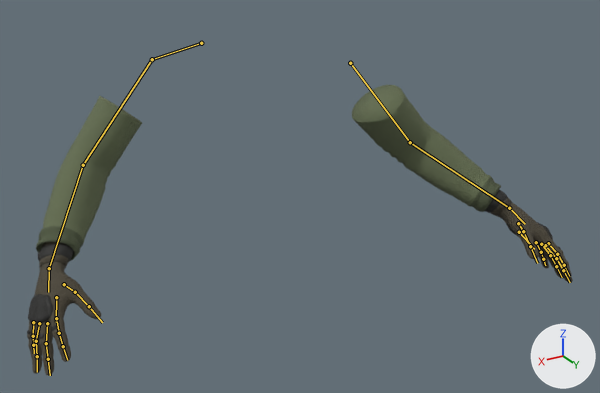
The glTF model assets/models/arms/arms.glb: old version first, new version second.
The view is the same before and after, from a camera (50 mm lens) standing at (0.737, 1.376, 0.174) and looking at (0.005, 0.157, -0.435). Every picture has the same lights, and +X, +Y and +Z are marked at lower right. The first picture is the older version. The bones that change, and the others that lie on the model, are drawn over the model as lines.

Objects in the first picture: 'Arm_L', 'Arm_R'.
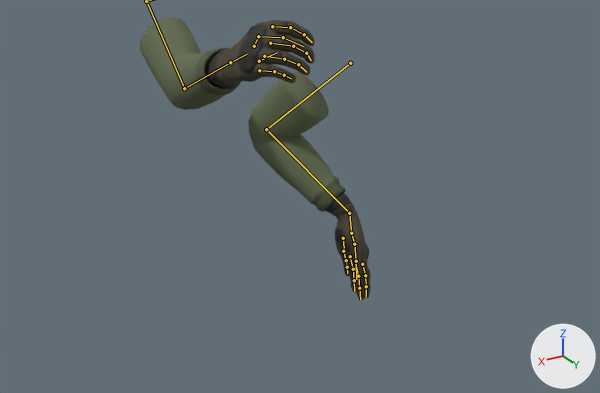
The newer file adds an action. The first version stands in its rest pose; the second is drawn at frame 0 of the action 'smoke_Hold'.

What differs and where, as boxes [x1, y1, x2, y2] in the pictures (600 x 393 px):
'Arm_R', posed (52% wider, 66% shorter)
    before: [27, 96, 142, 375]
    after: [140, 17, 315, 110]
'Arm_L', posed (44% narrower, 16% taller)
    before: [352, 85, 573, 282]
    after: [248, 72, 371, 300]
bone 'UpperArm_L', root to tip
    before: (350, 63) to (410, 142)
    after: (350, 63) to (266, 129)
bone 'Forearm_L', root to tip
    before: (410, 142) to (509, 208)
    after: (266, 129) to (349, 213)
bone 'Hand_L', root to tip
    before: (509, 208) to (525, 224)
    after: (349, 213) to (351, 234)
bone 'Index1_L', root to tip
    before: (548, 243) to (557, 254)
    after: (362, 264) to (365, 275)
bone 'Middle1_L', root to tip
    before: (545, 245) to (556, 258)
    after: (355, 261) to (358, 276)
bone 'Pinky1_L', root to tip
    before: (536, 242) to (541, 252)
    after: (343, 251) to (346, 260)
bone 'Ring1_L', root to tip
    before: (541, 244) to (550, 255)
    after: (350, 256) to (353, 269)
bone 'Thumb1_L', root to tip
    before: (518, 223) to (523, 231)
    after: (351, 233) to (354, 244)
bone 'UpperArm_R', root to tip
    before: (152, 59) to (83, 165)
    after: (146, 1) to (184, 88)
bone 'Forearm_R', root to tip
    before: (83, 165) to (49, 268)
    after: (184, 88) to (230, 62)
bone 'Hand_R', root to tip
    before: (49, 268) to (48, 292)
    after: (230, 62) to (247, 54)
bone 'Index1_R', root to tip
    before: (56, 318) to (59, 333)
    after: (272, 26) to (290, 27)
bone 'Index2_R', root to tip
    before: (59, 333) to (63, 346)
    after: (290, 27) to (304, 34)
bone 'Index3_R', root to tip
    before: (63, 346) to (67, 360)
    after: (304, 34) to (312, 42)
bone 'Middle1_R', root to tip
    before: (47, 323) to (46, 343)
    after: (270, 43) to (293, 46)
bone 'Middle2_R', root to tip
    before: (46, 343) to (48, 359)
    after: (293, 46) to (306, 53)
bone 'Middle3_R', root to tip
    before: (48, 359) to (50, 375)
    after: (306, 53) to (311, 60)
bone 'Pinky1_R', root to tip
    before: (33, 322) to (33, 336)
    after: (259, 70) to (274, 71)
bone 'Pinky2_R', root to tip
    before: (33, 336) to (33, 345)
    after: (274, 71) to (284, 75)
bone 'Pinky3_R', root to tip
    before: (33, 345) to (34, 353)
    after: (284, 75) to (291, 78)
bone 'Ring1_R', root to tip
    before: (39, 323) to (36, 341)
    after: (264, 56) to (284, 59)
bone 'Ring2_R', root to tip
    before: (36, 341) to (37, 356)
    after: (284, 59) to (298, 64)
bone 'Ring3_R', root to tip
    before: (37, 356) to (37, 372)
    after: (298, 64) to (306, 72)
bone 'Thumb1_R', root to tip
    before: (64, 284) to (75, 292)
    after: (254, 46) to (258, 36)
bone 'Thumb2_R', root to tip
    before: (75, 292) to (89, 306)
    after: (258, 36) to (283, 37)
bone 'Thumb3_R', root to tip
    before: (89, 306) to (102, 322)
    after: (283, 37) to (303, 46)

The change in detail:
Bone 'UpperArm_L' (bone_upperarm_l) turns from (0, 0, 0) to (-52, 22, 43) degrees about its own x, y and z.
Bone 'Forearm_L' (bone_forearm_l) turns from (0, 0, 0) to (48, 31, -12) degrees about its own x, y and z.
Bone 'Hand_L' (bone_hand_l) turns from (0, 0, 0) to (-15, -5, 33) degrees about its own x, y and z.
Bone 'Index1_L' (bone_index1_l) turns from (0, 0, 0) to (18, 0, 14) degrees about its own x, y and z.
Bone 'Middle1_L' (bone_middle1_l) turns from (0, 0, 0) to (15, 0, 0) degrees about its own x, y and z.
Bone 'Pinky1_L' (bone_pinky1_l) turns from (0, 0, 0) to (23, 1, -13) degrees about its own x, y and z.
Bone 'Ring1_L' (bone_ring1_l) turns from (0, 0, 0) to (14, 0, -8) degrees about its own x, y and z.
Bone 'Thumb1_L' (bone_thumb1_l) turns from (0, 0, 0) to (1, 0, -5) degrees about its own x, y and z.
Bone 'Shoulder_R' (bone_shoulder_r) moves from (0.0, 0.0, 0.0) to (0.06, -0.038, 0.094).
Bone 'UpperArm_R' (bone_upperarm_r) turns from (0, 0, 0) to (-16, 9, 61) degrees about its own x, y and z.
Bone 'Forearm_R' (bone_forearm_r) turns from (0, 0, 0) to (14, -4, -7) degrees about its own x, y and z.
Bone 'Hand_R' (bone_hand_r) turns from (0, 0, 0) to (2, -2, 6) degrees about its own x, y and z.
Bone 'Index1_R' (bone_index1_r) turns from (0, 0, 0) to (-33, 0, -14) degrees about its own x, y and z.
Bone 'Index2_R' (bone_index2_r) turns from (0, 0, 0) to (-35, 0, 0) degrees about its own x, y and z.
Bone 'Index3_R' (bone_index3_r) turns from (0, 0, 0) to (-27, 0, 0) degrees about its own x, y and z.
Bone 'Middle1_R' (bone_middle1_r) turns from (0, 0, 0) to (-43, 0, 0) degrees about its own x, y and z.
Bone 'Middle2_R' (bone_middle2_r) turns from (0, 0, 0) to (-40, 0, 0) degrees about its own x, y and z.
Bone 'Middle3_R' (bone_middle3_r) turns from (0, 0, 0) to (-31, 0, 0) degrees about its own x, y and z.
Bone 'Pinky1_R' (bone_pinky1_r) turns from (0, 0, 0) to (-24, -1, 13) degrees about its own x, y and z.
Bone 'Pinky2_R' (bone_pinky2_r) turns from (0, 0, 0) to (-32, 0, 0) degrees about its own x, y and z.
Bone 'Pinky3_R' (bone_pinky3_r) turns from (0, 0, 0) to (-24, 0, 0) degrees about its own x, y and z.
Bone 'Ring1_R' (bone_ring1_r) turns from (0, 0, 0) to (-40, 0, 8) degrees about its own x, y and z.
Bone 'Ring2_R' (bone_ring2_r) turns from (0, 0, 0) to (-34, 0, 0) degrees about its own x, y and z.
Bone 'Ring3_R' (bone_ring3_r) turns from (0, 0, 0) to (-27, 0, 0) degrees about its own x, y and z.
Bone 'Thumb1_R' (bone_thumb1_r) turns from (0, 0, 0) to (-16, 20, 55) degrees about its own x, y and z.
Bone 'Thumb2_R' (bone_thumb2_r) turns from (0, 0, 0) to (-10, -6, -58) degrees about its own x, y and z.
Bone 'Thumb3_R' (bone_thumb3_r) turns from (0, 0, 0) to (-6, -2, -34) degrees about its own x, y and z.
